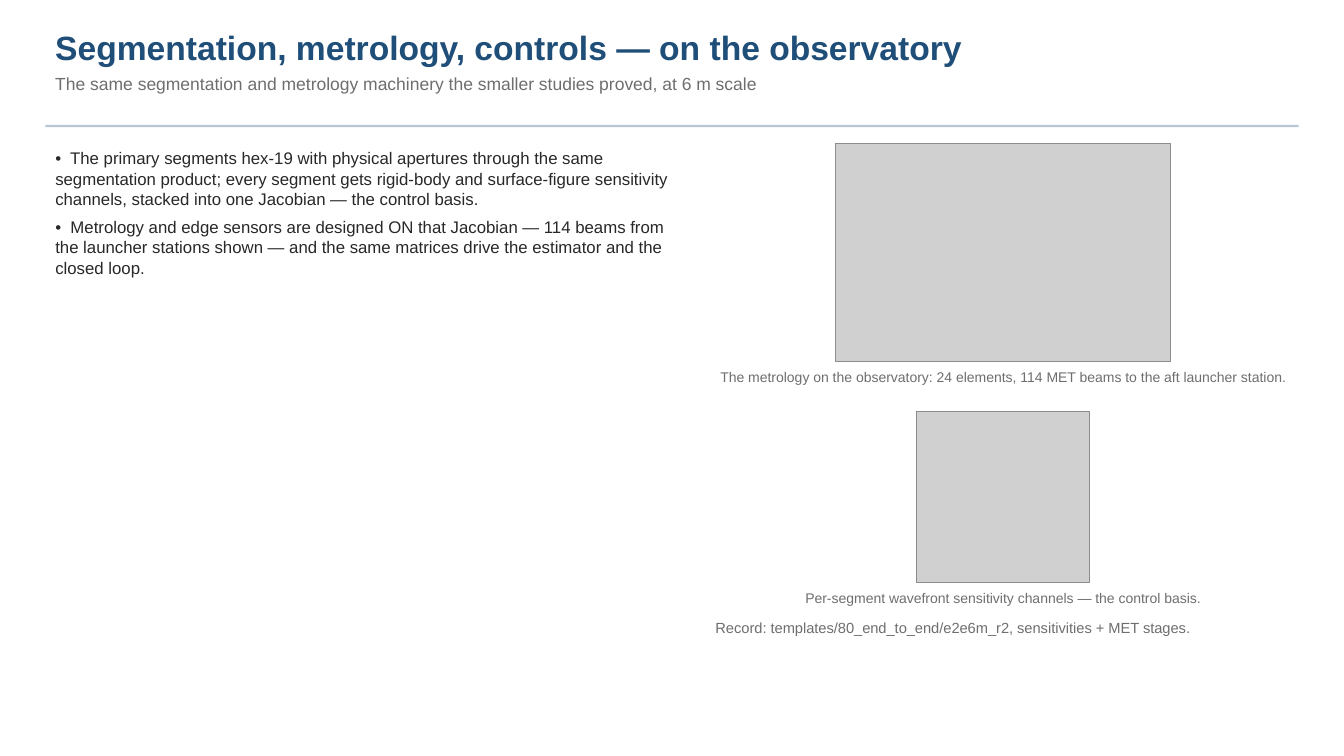
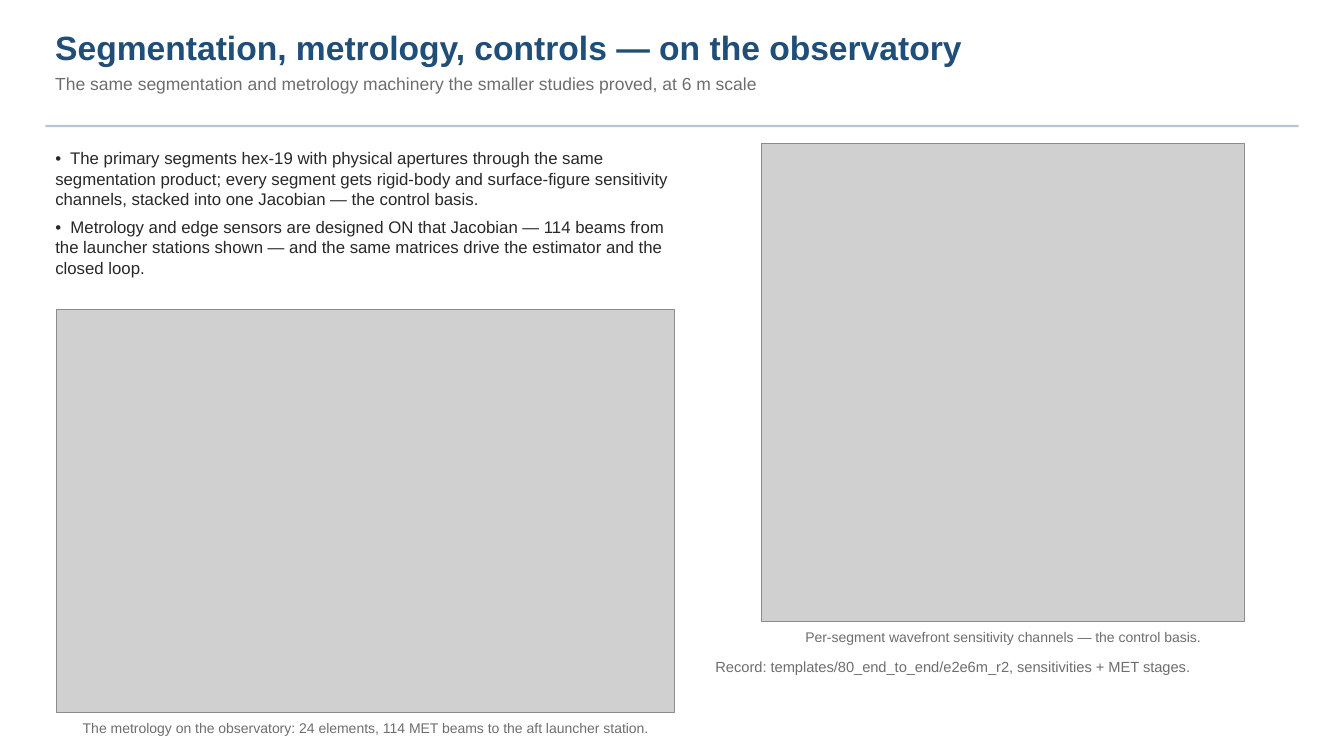
Before and after one commit to nasa-jpl/macos, a slide deck: slide 21 of demo_session/baseline_pass3.pptx. Drawn at 1344x756 pixels with LibreOffice and Linux fonts; fonts in the diff are those of the drawing; grey boxes stand for pictures. Boxes give left, top, right and bottom in pixels: in the first picture for what was removed or moved away, otherwise in the second. Text is boxed around its words. In the diff, an @@ line names an element or a change of style, - is before the commit and + after.

```diff
--- a/demo_session/baseline_pass3.pptx
+++ b/demo_session/baseline_pass3.pptx
@@ picture: place and size @@
-picture at (917, 411, 1089, 583)
+picture at (762, 143, 1245, 622)
@@ picture: place and size @@
-picture at (836, 143, 1171, 362)
+picture at (56, 310, 675, 713)
@@ text "Per-segment wavefront sensitivity channels — ...": place and size @@
-text "Per-segment wavefront sensitivity channels — ..." at (805, 593, 1200, 606)
+text "Per-segment wavefront sensitivity channels — ..." at (805, 632, 1200, 645)
@@ text "Record: templates/80_end_to_end/e2e6m_r2, sensitivities + ME ...": place and size @@
-text "Record: templates/80_end_to_end/e2e6m_r2, sensitivities + ME ..." at (715, 622, 1190, 636)
+text "Record: templates/80_end_to_end/e2e6m_r2, sensitivities + ME ..." at (715, 661, 1190, 675)
@@ text "The metrology on the observatory: ...": place and size @@
-text "The metrology on the observatory: ..." at (720, 372, 1286, 385)
+text "The metrology on the observatory: ..." at (83, 723, 648, 736)
```
Also in this commit, not shown: 2 other slides changed, 5 other files.
